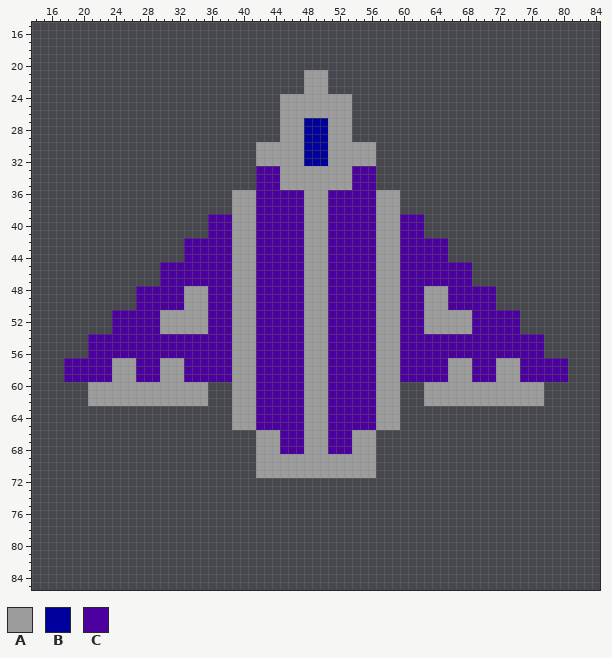
A sprite sheet gets an edit: assets/ShipNoThrust.png. Above, as it was before the edit.
The file is 99x99 pixels. Colours within 5 levels of each other are drawn and written as one. Shown: x 14..84, y 15..85.
Palette (. is transparent): A #9c9c9c  B #00009e  C #4d00a0
Pixels before (only the part around the change), first column x 14:
15 .......................................................................
16 .......................................................................
17 .......................................................................
18 .......................................................................
19 .......................................................................
20 .......................................................................
21 ..................................AAA..................................
22 ..................................AAA..................................
23 ..................................AAA..................................
24 ...............................AAAAAAAAA...............................
25 ...............................AAAAAAAAA...............................
26 ...............................AAAAAAAAA...............................
27 ...............................AAABBBAAA...............................
28 ...............................AAABBBAAA...............................
29 ...............................AAABBBAAA...............................
30 ............................AAAAAABBBAAAAAA............................
31 ............................AAAAAABBBAAAAAA............................
32 ............................AAAAAABBBAAAAAA............................
33 ............................CCCAAAAAAAAACCC............................
34 ............................CCCAAAAAAAAACCC............................
35 ............................CCCAAAAAAAAACCC............................
36 .........................AAACCCCCCAAACCCCCCAAA.........................
37 .........................AAACCCCCCAAACCCCCCAAA.........................
38 .........................AAACCCCCCAAACCCCCCAAA.........................
39 ......................CCCAAACCCCCCAAACCCCCCAAACCC......................
40 ......................CCCAAACCCCCCAAACCCCCCAAACCC......................
41 ......................CCCAAACCCCCCAAACCCCCCAAACCC......................
42 ...................CCCCCCAAACCCCCCAAACCCCCCAAACCCCCC...................
43 ...................CCCCCCAAACCCCCCAAACCCCCCAAACCCCCC...................
44 ...................CCCCCCAAACCCCCCAAACCCCCCAAACCCCCC...................
45 ................CCCCCCCCCAAACCCCCCAAACCCCCCAAACCCCCCCCC................
46 ................CCCCCCCCCAAACCCCCCAAACCCCCCAAACCCCCCCCC................
47 ................CCCCCCCCCAAACCCCCCAAACCCCCCAAACCCCCCCCC................
48 .............CCCCCCAAACCCAAACCCCCCAAACCCCCCAAACCCAAACCCCCC.............
49 .............CCCCCCAAACCCAAACCCCCCAAACCCCCCAAACCCAAACCCCCC.............
50 .............CCCCCCAAACCCAAACCCCCCAAACCCCCCAAACCCAAACCCCCC.............
51 ..........CCCCCCAAAAAACCCAAACCCCCCAAACCCCCCAAACCCAAAAAACCCCCC..........
52 ..........CCCCCCAAAAAACCCAAACCCCCCAAACCCCCCAAACCCAAAAAACCCCCC..........
53 ..........CCCCCCAAAAAACCCAAACCCCCCAAACCCCCCAAACCCAAAAAACCCCCC..........
54 .......CCCCCCCCCCCCCCCCCCAAACCCCCCAAACCCCCCAAACCCCCCCCCCCCCCCCCC.......
55 .......CCCCCCCCCCCCCCCCCCAAACCCCCCAAACCCCCCAAACCCCCCCCCCCCCCCCCC.......
56 .......CCCCCCCCCCCCCCCCCCAAACCCCCCAAACCCCCCAAACCCCCCCCCCCCCCCCCC.......
57 ....CCCCCCAAACCCAAACCCCCCAAACCCCCCAAACCCCCCAAACCCCCCAAACCCAAACCCCCC....
58 ....CCCCCCAAACCCAAACCCCCCAAACCCCCCAAACCCCCCAAACCCCCCAAACCCAAACCCCCC....
59 ....CCCCCCAAACCCAAACCCCCCAAACCCCCCAAACCCCCCAAACCCCCCAAACCCAAACCCCCC....
60 .......AAAAAAAAAAAAAAA...AAACCCCCCAAACCCCCCAAA...AAAAAAAAAAAAAAA.......
61 .......AAAAAAAAAAAAAAA...AAACCCCCCAAACCCCCCAAA...AAAAAAAAAAAAAAA.......
62 .......AAAAAAAAAAAAAAA...AAACCCCCCAAACCCCCCAAA...AAAAAAAAAAAAAAA.......
63 .........................AAACCCCCCAAACCCCCCAAA.........................
64 .........................AAACCCCCCAAACCCCCCAAA.........................
65 .........................AAACCCCCCAAACCCCCCAAA.........................
66 ............................AAACCCAAACCCAAA............................
67 ............................AAACCCAAACCCAAA............................
68 ............................AAACCCAAACCCAAA............................
69 ............................AAAAAAAAAAAAAAA............................
70 ............................AAAAAAAAAAAAAAA............................
71 ............................AAAAAAAAAAAAAAA............................
72 .......................................................................
73 .......................................................................
74 .......................................................................
75 .......................................................................
76 .......................................................................
77 .......................................................................
78 .......................................................................
79 .......................................................................
80 .......................................................................
81 .......................................................................
82 .......................................................................
83 .......................................................................
84 .......................................................................
85 .......................................................................
And afterwards:
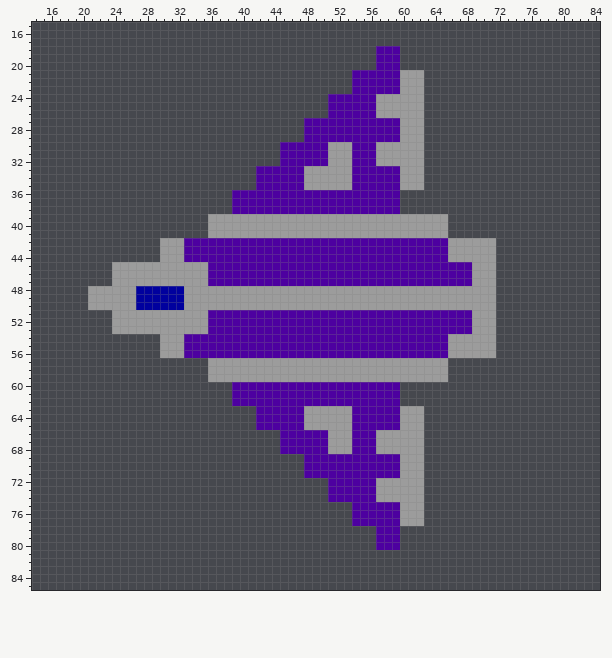
Log entry: custom-ship-implementation
Edits made:
Changed rows in their new state; - is an unchanged pixel.
first column x 18:
18 ---------------------------------------CCC---------------------
19 ---------------------------------------CCC---------------------
20 ---------------------------------------CCC---------------------
21 ------------------------------...---CCCCCCAAA------------------
22 ------------------------------...---CCCCCCAAA------------------
23 ------------------------------...---CCCCCCAAA------------------
24 ---------------------------......CCCCCCAAAAAA------------------
25 ---------------------------......CCCCCCAAAAAA------------------
26 ---------------------------......CCCCCCAAAAAA------------------
27 ---------------------------...CCCCCCCCCCCCAAA------------------
28 ---------------------------...CCCCCCCCCCCCAAA------------------
29 ---------------------------...CCCCCCCCCCCCAAA------------------
30 ------------------------...CCCCCC---CCCAAAAAA------------------
31 ------------------------...CCCCCC---CCCAAAAAA------------------
32 ------------------------...CCCCCC---CCCAAAAAA------------------
33 ---------------------------CCC---------CCCAAA------------------
34 ---------------------------CCC---------CCCAAA------------------
35 ---------------------------CCC---------CCCAAA------------------
36 ---------------------CCC------CCC------CCC---------------------
37 ---------------------CCC------CCC------CCC---------------------
38 ---------------------CCC------CCC------CCC---------------------
39 ------------------AAA---AAAAAA---AAAAAA---AAAAAA---------------
40 ------------------AAA---AAAAAA---AAAAAA---AAAAAA---------------
41 ------------------AAA---AAAAAA---AAAAAA---AAAAAA---------------
42 ------------AAA------CCC------CCC------CCC------AAAAAA---------
43 ------------AAA------CCC------CCC------CCC------AAAAAA---------
44 ------------AAA------CCC------CCC------CCC------AAAAAA---------
45 ------AAAAAAAAAAAA---CCC------CCC------CCC---------AAA---------
46 ------AAAAAAAAAAAA---CCC------CCC------CCC---------AAA---------
47 ------AAAAAAAAAAAA---CCC------CCC------CCC---------AAA---------
48 ---AAAAAABBBBBB---AAA---AAAAAA---AAAAAA---AAA---AAAAAA---------
49 ---AAAAAABBBBBB---AAA---AAAAAA---AAAAAA---AAA---AAAAAA---------
50 ---AAAAAABBBBBB---AAA---AAAAAA---AAAAAA---AAA---AAAAAA---------
51 ------AAAAAA---------CCC------CCC------CCC---CCCCCCAAA...------
52 ------AAAAAA---------CCC------CCC------CCC---CCCCCCAAA...------
53 ------AAAAAA---------CCC------CCC------CCC---CCCCCCAAA...------
54 ---.........AAA------CCC------CCC------CCC------AAAAAA......---
55 ---.........AAA------CCC------CCC------CCC------AAAAAA......---
56 ---.........AAA------CCC------CCC------CCC------AAAAAA......---
57 ..................AAA---AAAAAA---AAAAAA---AAAAAA...............
58 ..................AAA---AAAAAA---AAAAAA---AAAAAA...............
59 ..................AAA---AAAAAA---AAAAAA---AAAAAA...............
60 ---...............---CCC------CCC------CCC---...............---
61 ---...............---CCC------CCC------CCC---...............---
62 ---...............---CCC------CCC------CCC---...............---
63 ---------------------...---------AAA---CCCAAA------------------
64 ---------------------...---------AAA---CCCAAA------------------
65 ---------------------...---------AAA---CCCAAA------------------
66 ------------------------...---CCCAAACCCAAAAAA------------------
67 ------------------------...---CCCAAACCCAAAAAA------------------
68 ------------------------...---CCCAAACCCAAAAAA------------------
69 ------------------------......CCCCCCCCCCCCAAA------------------
70 ------------------------......CCCCCCCCCCCCAAA------------------
71 ------------------------......CCCCCCCCCCCCAAA------------------
72 ---------------------------------CCCCCCAAAAAA------------------
73 ---------------------------------CCCCCCAAAAAA------------------
74 ---------------------------------CCCCCCAAAAAA------------------
75 ------------------------------------CCCCCCAAA------------------
76 ------------------------------------CCCCCCAAA------------------
77 ------------------------------------CCCCCCAAA------------------
78 ---------------------------------------CCC---------------------
79 ---------------------------------------CCC---------------------
80 ---------------------------------------CCC---------------------
Changed places in both pictures, as pixel boxes (x1, y1, x2, y2):
changed: (64, 46, 568, 550)
